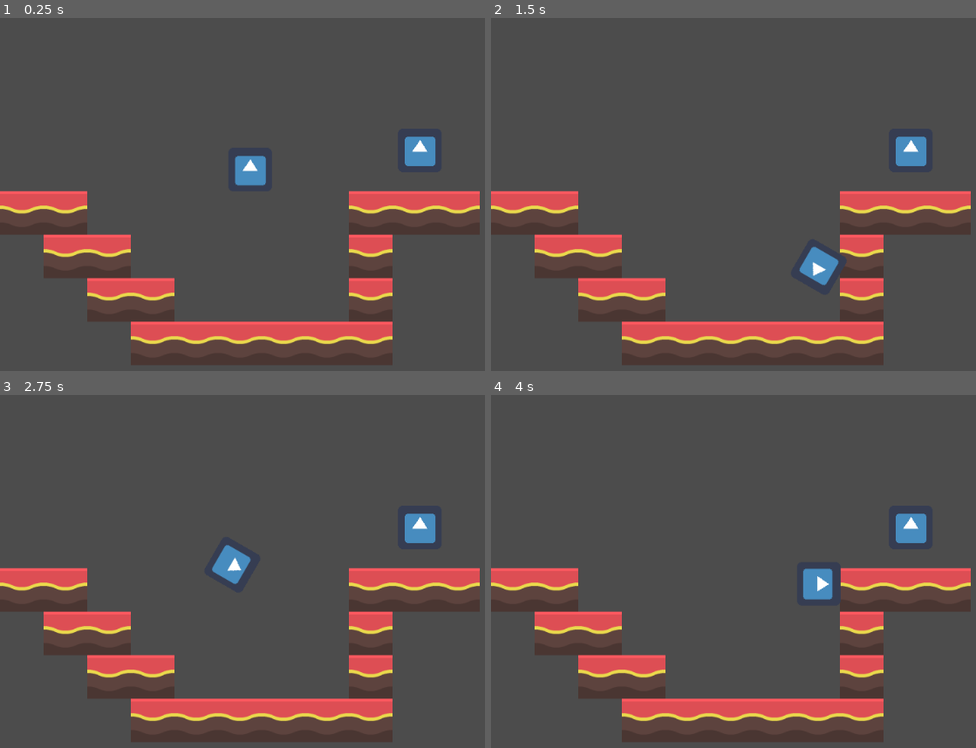
Above: before the commit, frames 1-4 (two rows, left to right).
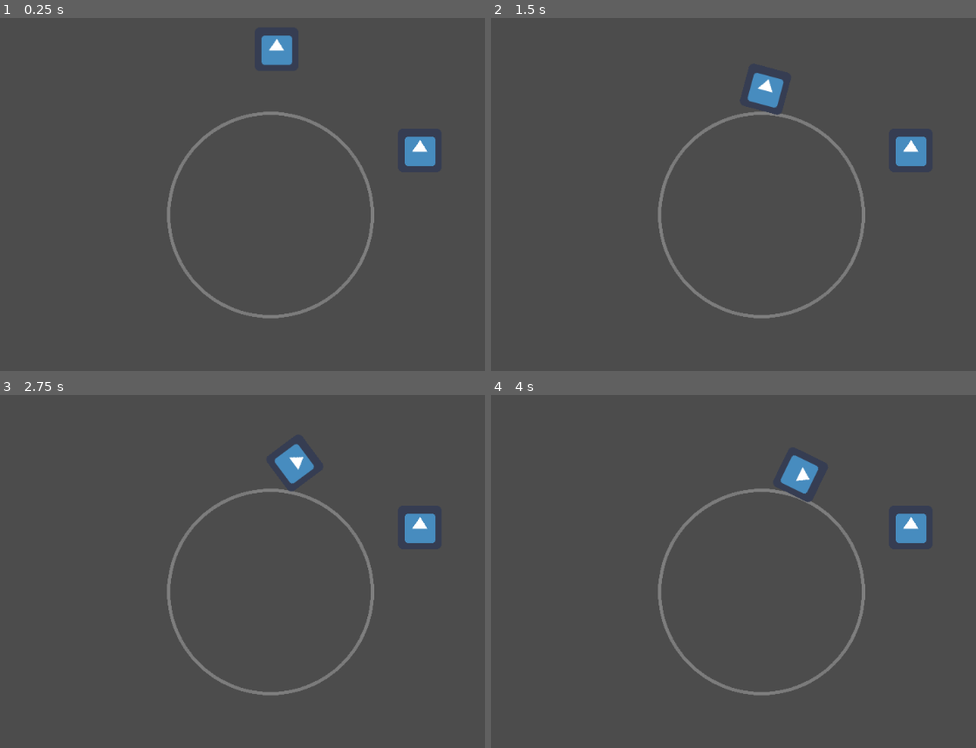
Above: after the commit, the same moments.

Repository: reginapramesti/ldjam51
Game: Godot game, scene res://Sprite.tscn
The game is run twice, just before and just after one commit, with the same random seed, the same clock (stepped at 60 frames per second) and the same inputs. The engine's default icon, where the game draws it, is replaced by a stand-in: a white triangle on a blue panel in a dark square.
Inputs (mouse positions are in pixels of both pictures, inside the frame that each line leads up to):
- Up to frame 1 (0.25 s): no input
- Up to frame 2 (1.5 s): move the mouse to (outside the picture) at 0.52 s; hold Up (ui_up) 0.53-1.28 s; hold Right (ui_right) from 0.53 s (still down); move the mouse to (699, 240) at 1.27 s; tap Up (ui_up) at 1.35 s
- Up to frame 3 (2.75 s): tap Up (ui_up) at 1.52, 1.82 s; move the mouse to (417, 507) at 2.02 s; release Right (ui_right) at 2.03 s; hold Left (ui_left) from 2.03 s (still down); hold Up (ui_up) from 2.03 s (still down)
- Up to frame 4 (4 s): move the mouse to (806, 680) at 2.77 s; release Left (ui_left) at 2.78 s; release Up (ui_up) at 2.78 s; hold Right (ui_right) from 2.78 s (still down); tap Up (ui_up) at 2.85, 3.02, 3.32 s; move the mouse to (outside the picture) at 3.52 s; hold Up (ui_up) from 3.53 s (still down)

The runs differ from the first frame. In frame 1, 15% of the frame differs, in the area x 0-99%, y 4-99%; in frame 2, 15%; in frame 3, 15%, in the area x 0-99%, y 13-99%; in frame 4, 15%.

Commit message:
Gravity and moving around the circle platform (#5)
* Basic gravity implementation

* Remove addons for now since unused

Diff:
--- /dev/null
+++ b/Attractor.gd
@@ -0,0 +1,5 @@
+extends Area2D
+
+func _process(delta):
+	var vel = get_global_mouse_position() - global_position
+	global_position += vel
--- /dev/null
+++ b/Attractor.tscn
@@ -0,0 +1,15 @@
+[gd_scene load_steps=3 format=2]
+
+[ext_resource path="res://Attractor.gd" type="Script" id=1]
+
+[sub_resource type="CircleShape2D" id=1]
+radius = 187.043
+
+[node name="Attractor" type="Area2D"]
+space_override = 1
+gravity_point = true
+gravity = 525.409
+script = ExtResource( 1 )
+
+[node name="CollisionShape2D" type="CollisionShape2D" parent="."]
+shape = SubResource( 1 )
--- /dev/null
+++ b/Ball.tscn
@@ -0,0 +1,16 @@
+[gd_scene load_steps=3 format=2]
+
+[ext_resource path="res://icon.png" type="Texture" id=1]
+
+[sub_resource type="RectangleShape2D" id=1]
+extents = Vector2( 31, 31.5 )
+
+[node name="Ball" type="RigidBody2D"]
+can_sleep = false
+
+[node name="Sprite" type="Sprite" parent="."]
+texture = ExtResource( 1 )
+
+[node name="CollisionShape2D" type="CollisionShape2D" parent="."]
+position = Vector2( 0, 0.5 )
+shape = SubResource( 1 )
--- /dev/null
+++ b/GameScene.tscn
@@ -0,0 +1,15 @@
+[gd_scene load_steps=3 format=2]
+
+[ext_resource path="res://Attractor.tscn" type="PackedScene" id=1]
+[ext_resource path="res://Ball.tscn" type="PackedScene" id=2]
+
+[node name="GameScene" type="Node2D"]
+
+[node name="Attractor" parent="." instance=ExtResource( 1 )]
+position = Vector2( 572, 270 )
+gravity = 667.879
+
+[node name="Ball" parent="." instance=ExtResource( 2 )]
+
+[node name="Ball2" parent="." instance=ExtResource( 2 )]
+position = Vector2( 451, 151 )
--- /dev/null
+++ b/RigidBody2D.gd
@@ -0,0 +1,40 @@
+extends RigidBody2D
+
+var thrust = Vector2(0, -250)
+var torque = 10000
+
+func _integrate_forces(state):
+	var rotation_dir = 0
+	if Input.is_action_pressed("ui_right"):
+		rotation_dir += 1
+	if Input.is_action_pressed("ui_left"):
+		rotation_dir -= 1
+	applied_torque = rotation_dir * torque
+
+#var move_direction = Vector2()
+#var last_strong_direction = Vector2()
+#var local_gravity = Vector2()
+#onready var model = get_node(".")
+#
+#func _integrate_forces(state):
+#
+#	local_gravity = state.total_gravity.normalized()
+#	print(local_gravity)
+#
+#	move_direction = get_model_oriented_input()
+#
+#	orient_character_to_direction(last_strong_direction, state.step)
+#
+#func get_model_oriented_input():
+#	var input_left_right = Input.get_action_strength("ui_left") - Input.get_action_strength("ui_right")
+#	var input_up = Input.get_action_strength("ui_up")
+#
+#	return Vector2(input_left_right, 0)
+#
+#func orient_character_to_direction(direction, delta):
+#	var left_axis = -local_gravity.cross(direction)
+#	var rotation_basis = Basis(left_axis, -local_gravity, direction).orthonormalized()
+#	model.transform.basis = model.transform.basis.get_rotation_quat().slerp(
+#		rotation_basis, delta * rotation_speed
+#	)
+#	pass
--- a/Sprite.tscn
+++ b/Sprite.tscn
@@ -1,8 +1,10 @@
-[gd_scene load_steps=12 format=2]
+[gd_scene load_steps=18 format=2]
 
 [ext_resource path="res://Sprite.gd" type="Script" id=1]
 [ext_resource path="res://icon.png" type="Texture" id=2]
 [ext_resource path="res://tilesheet.png" type="Texture" id=3]
+[ext_resource path="res://circle.png" type="Texture" id=9]
+[ext_resource path="res://RigidBody2D.gd" type="Script" id=10]
 
 [sub_resource type="ConvexPolygonShape2D" id=1]
 points = PoolVector2Array( 32, 32, 0, 32, 0, 32, 32, 32 )
@@ -69,6 +71,21 @@
 [sub_resource type="RectangleShape2D" id=7]
 extents = Vector2( 31, 31 )
 
+[sub_resource type="CircleShape2D" id=25]
+radius = 150.0
+
+[sub_resource type="RectangleShape2D" id=37]
+extents = Vector2( 30, 31 )
+
+[sub_resource type="GDScript" id=38]
+script/source = "extends Area2D
+
+func _process(delta):
+	var vel"
+
+[sub_resource type="CircleShape2D" id=39]
+radius = 388.156
+
 [sub_resource type="RectangleShape2D" id=8]
 extents = Vector2( 27, 28 )
 
@@ -78,9 +95,9 @@
 tile_set = SubResource( 4 )
 show_collision = true
 format = 1
-tile_data = PoolIntArray( 262144, 0, 0, 262145, 0, 0, 262152, 0, 0, 262153, 0, 0, 262154, 0, 0, 327681, 0, 0, 327682, 0, 0, 327688, 0, 0, 393218, 0, 0, 393219, 0, 0, 393224, 0, 0, 458755, 0, 0, 458756, 0, 0, 458757, 0, 0, 458758, 0, 0, 458759, 0, 0, 458760, 0, 0 )
 
 [node name="KinematicBody2D" type="KinematicBody2D" parent="."]
+position = Vector2( 73, 430 )
 script = ExtResource( 1 )
 
 [node name="Sprite" type="Sprite" parent="KinematicBody2D"]
@@ -90,6 +107,38 @@
 [node name="CollisionShape2D" type="CollisionShape2D" parent="KinematicBody2D"]
 position = Vector2( 367, 211 )
 shape = SubResource( 7 )
+
+[node name="Circle" type="StaticBody2D" parent="."]
+
+[node name="Sprite" type="Sprite" parent="Circle"]
+position = Vector2( 397, 291 )
+texture = ExtResource( 9 )
+
+[node name="CollisionShape2D" type="CollisionShape2D" parent="Circle"]
+position = Vector2( 397, 291 )
+shape = SubResource( 25 )
+
+[node name="RigidBody2D" type="RigidBody2D" parent="."]
+position = Vector2( 406, 41 )
+can_sleep = false
+script = ExtResource( 10 )
+
+[node name="Sprite" type="Sprite" parent="RigidBody2D"]
+texture = ExtResource( 2 )
+
+[node name="CollisionShape2D" type="CollisionShape2D" parent="RigidBody2D"]
+shape = SubResource( 37 )
+
+[node name="Gravity" type="Area2D" parent="."]
+position = Vector2( 396, 291 )
+space_override = 1
+gravity_point = true
+gravity_vec = Vector2( 0, 0 )
+gravity = 249.322
+script = SubResource( 38 )
+
+[node name="CollisionShape2D" type="CollisionShape2D" parent="Gravity"]
+shape = SubResource( 39 )
 
 [node name="Area2D" type="Area2D" parent="."]
 position = Vector2( 615, 194 )
--- a/project.godot
+++ b/project.godot
@@ -21,6 +21,7 @@
 [physics]
 
 common/enable_pause_aware_picking=true
+2d/default_gravity=0
 
 [rendering]
 
Binary file added: circle.png
Not shown, changed: .gitignore
Not shown, added: LICENSE
